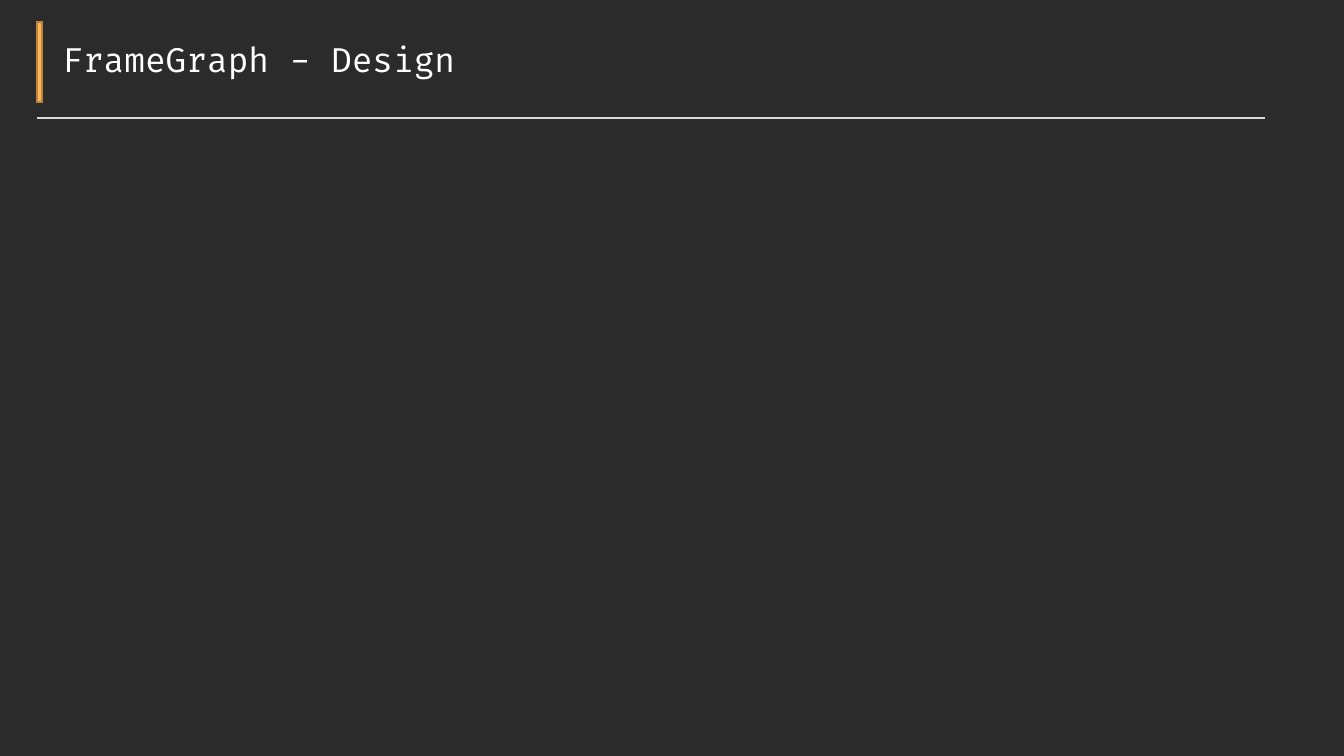
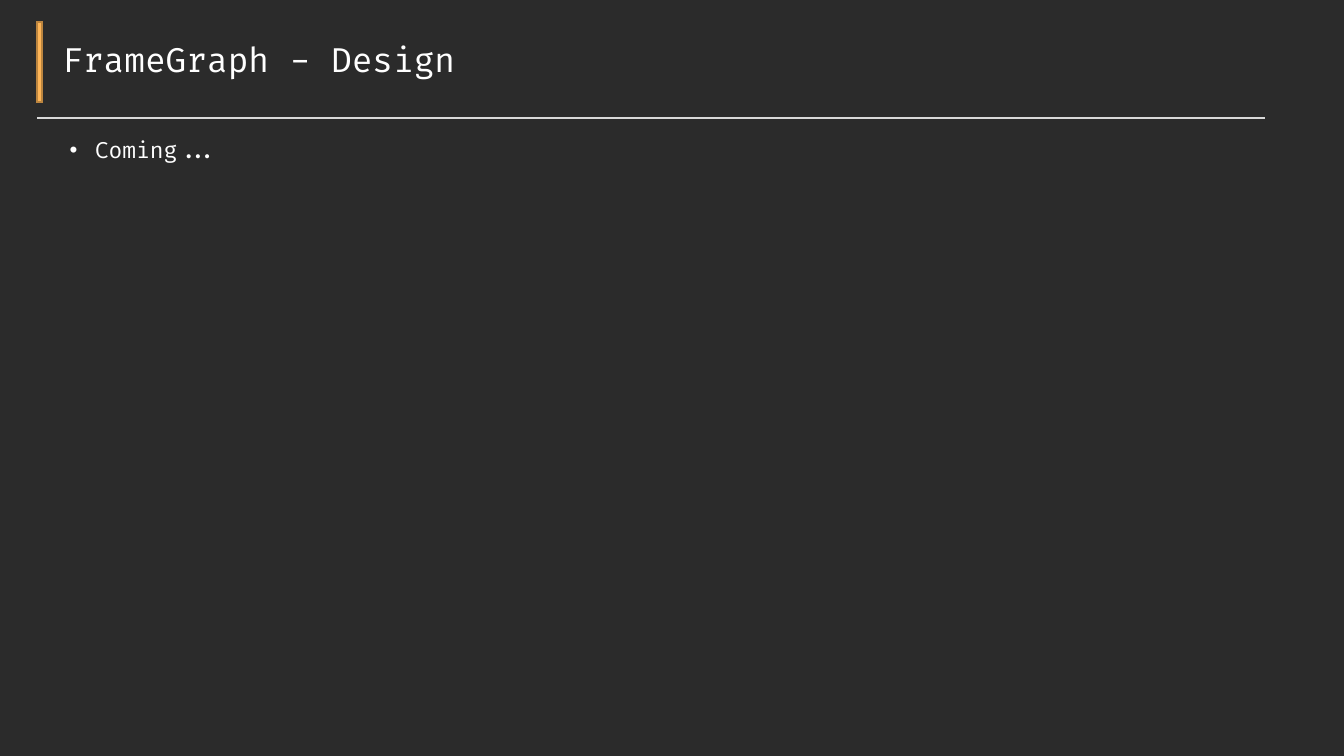
Before and after one commit to Pikachuxxxx/Razix, a slide deck: slide 4 of Docs/Features overview.pptx. Drawn at 1344x756 pixels with LibreOffice and Linux fonts; fonts in the diff are those of the drawing; background and template pictures are left out; a plain dark background stands for a picture behind light text. Boxes give left, top, right and bottom in pixels: in the first picture for what was removed or moved away, otherwise in the second. Text is boxed around its words. In the diff, an @@ line names an element or a change of style, - is before the commit and + after.

```diff
--- a/Docs/Features overview.pptx
+++ b/Docs/Features overview.pptx
@@ text added at [95, 140, 219, 163], 16 pt, text #FFFFFF @@
+• Coming...
```
Also in this commit, not shown: 2 other slides changed, 1 slide added, 38 other files.
